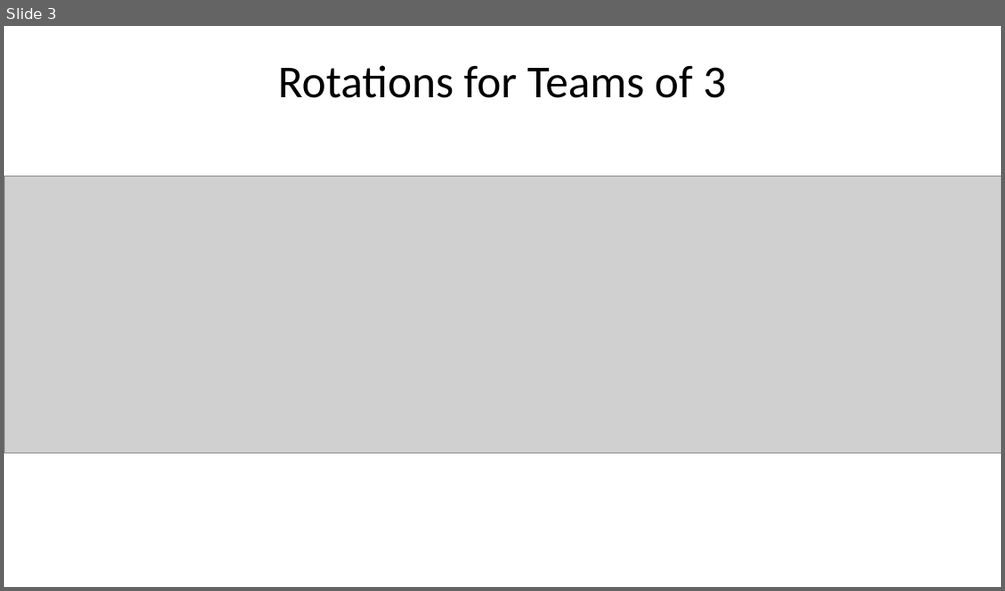
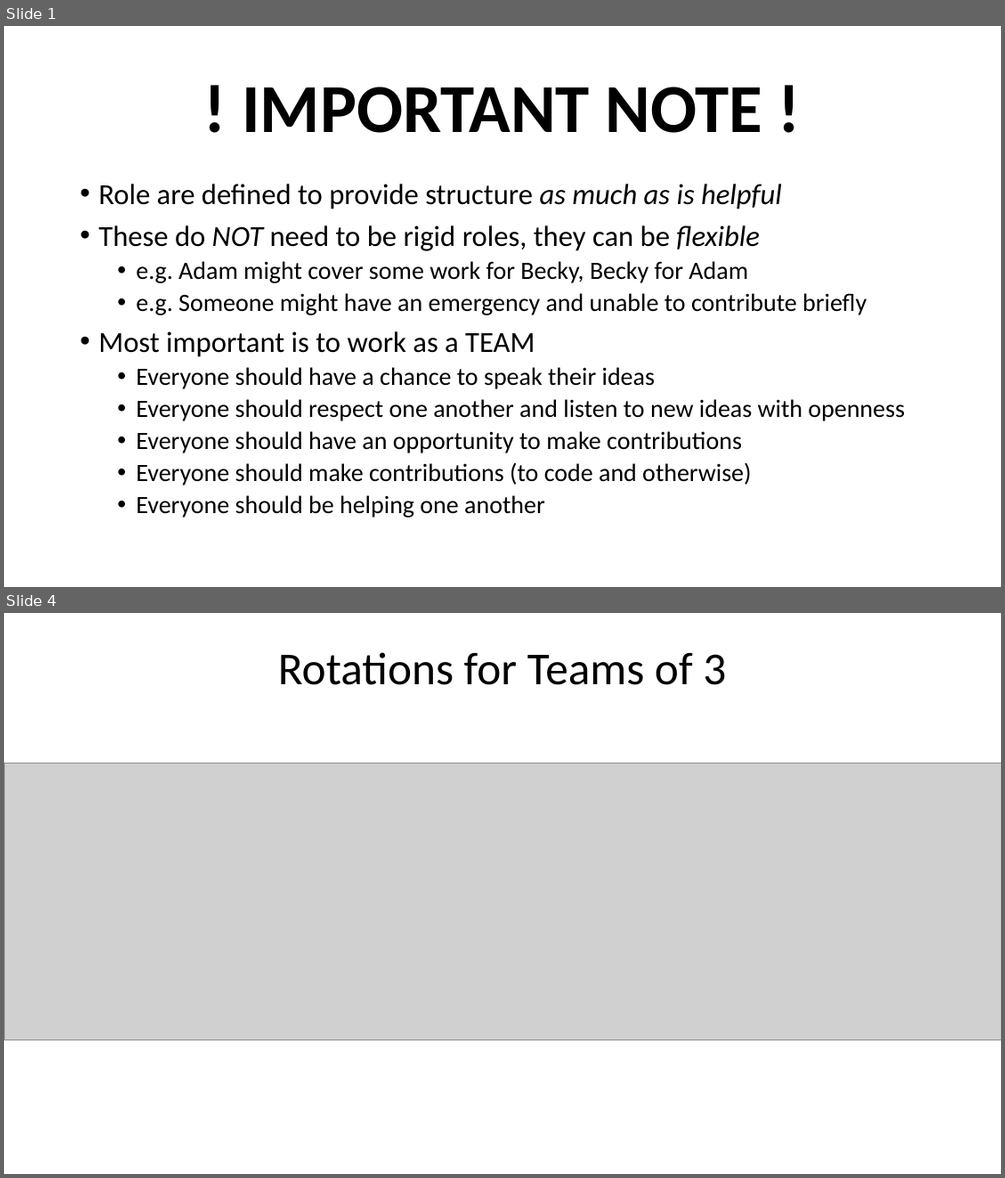
Before and after one commit to RHIT-CSSE/csse220, a slide deck: ClassMaterials/PairProgrammingAndSourceControl/Part2-ReviewerNavigatorDriverTester-Roles.pptx. Shown one above the other, each under a label of ours: slide 3 before the commit, slides 1 and 4 after it; the slides between them are not shown. The pictures are 1005x591 and 1005x1178 pixels, drawn with LibreOffice and Linux fonts; fonts in the diff are those of the drawing; grey boxes stand for pictures. Boxes give left, top, right and bottom in pixels: in the first picture for what was removed or moved away, otherwise in the second. Text is boxed around its words. In the diff, an @@ line names an element or a change of style, - is before the commit and + after.

```diff
--- a/ClassMaterials/PairProgrammingAndSourceControl/Part2-ReviewerNavigatorDriverTester-Roles.pptx
+++ b/ClassMaterials/PairProgrammingAndSourceControl/Part2-ReviewerNavigatorDriverTester-Roles.pptx
@@ slide 1 added at <box>4,26,1001,587</box>, background #FFFFFF @@
@@ title added at <box>242,87,762,133</box>, 66 pt, text #000000, bold @@
+! IMPORTANT NOTE !
@@ text added at <box>98,184,905,517</box>, 24 pt, text #000000 @@
+• Role are defined to provide structure as much as is helpful
+• These do NOT need to be rigid roles, they can be flexible
+  • e.g. Adam might cover some work for Becky, Becky for Adam
+  • e.g. Someone might have an emergency and unable to contribute briefly
+• Most important is to work as a TEAM
+  • Everyone should have a chance to speak their ideas
+  • Everyone should respect one another and listen to new ideas with openness
+  • Everyone should have an opportunity to make contributions
+  • Everyone should make contributions (to code and otherwise)
+  • Everyone should be helping one another
@@ what was slide 3 is now slide 4 @@
```
Also in this commit, not shown: 2 slides changed, 5 other files.
